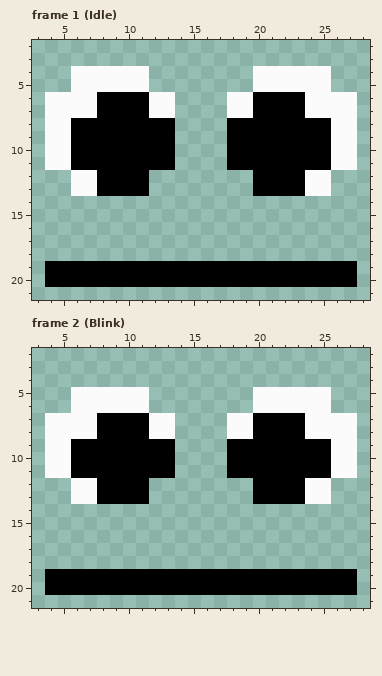
One commit to this pixel-art file: Assets/Art/Images/Eyes/face.aseprite. That is the earlier state.
32x32 pixels, 5 frames. Colours within 5 levels of each other are drawn and written as one. Shown: frame 1 (Idle): x 3..28, y 2..21; frame 2 (Blink): x 3..28, y 2..21. The commit also changed other frames, which this record leaves out.
The same view after the edit:
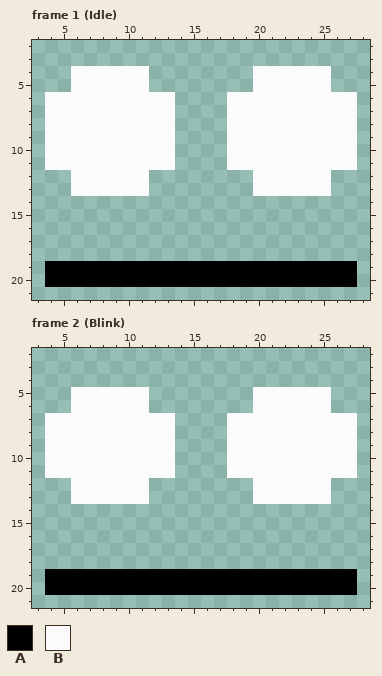
Palette (. is transparent): A #000000  B #fbfbfb
Edits made:
--- frame 1 (Idle), layers "Right Eye", "Left Eye"
@@ x 3..28 @@
  5 ...BBBBBB........BBBBBB...
- 6 .BBBBAAAABB....BBAAAABBBB.
- 7 .BBBBAAAABB....BBAAAABBBB.
- 8 .BBAAAAAAAA....AAAAAAAABB.
- 9 .BBAAAAAAAA....AAAAAAAABB.
-10 .BBAAAAAAAA....AAAAAAAABB.
-11 .BBAAAAAAAA....AAAAAAAABB.
-12 ...BBAAAA........AAAABB...
-13 ...BBAAAA........AAAABB...
+ 6 .BBBBBBBBBB....BBBBBBBBBB.
+ 7 .BBBBBBBBBB....BBBBBBBBBB.
+ 8 .BBBBBBBBBB....BBBBBBBBBB.
+ 9 .BBBBBBBBBB....BBBBBBBBBB.
+10 .BBBBBBBBBB....BBBBBBBBBB.
+11 .BBBBBBBBBB....BBBBBBBBBB.
+12 ...BBBBBB........BBBBBB...
+13 ...BBBBBB........BBBBBB...
 14 ..........................
--- frame 2 (Blink), layers "Right Eye", "Left Eye"
@@ x 3..28 @@
  6 ...BBBBBB........BBBBBB...
- 7 .BBBBAAAABB....BBAAAABBBB.
- 8 .BBBBAAAABB....BBAAAABBBB.
- 9 .BBAAAAAAAA....AAAAAAAABB.
-10 .BBAAAAAAAA....AAAAAAAABB.
-11 .BBAAAAAAAA....AAAAAAAABB.
-12 ...BBAAAA........AAAABB...
-13 ...BBAAAA........AAAABB...
+ 7 .BBBBBBBBBB....BBBBBBBBBB.
+ 8 .BBBBBBBBBB....BBBBBBBBBB.
+ 9 .BBBBBBBBBB....BBBBBBBBBB.
+10 .BBBBBBBBBB....BBBBBBBBBB.
+11 .BBBBBBBBBB....BBBBBBBBBB.
+12 ...BBBBBB........BBBBBB...
+13 ...BBBBBB........BBBBBB...
 14 ..........................
Boxes around the changes in both pictures, in picture pixels (x1, y1, x2, y2):
changed: (71, 92, 175, 196)
changed: (227, 92, 331, 196)
changed: (71, 413, 175, 504)
changed: (227, 413, 331, 504)
